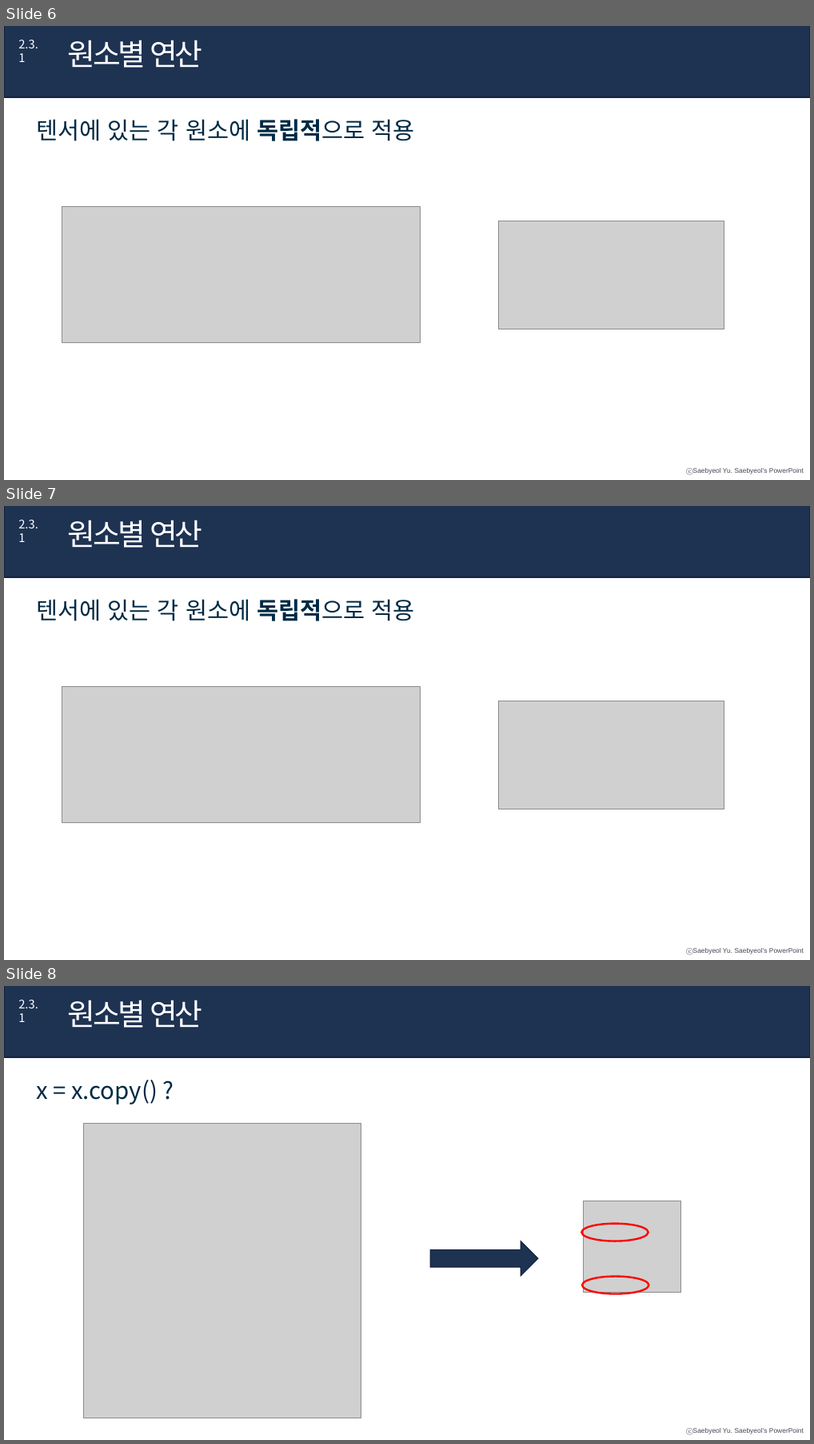
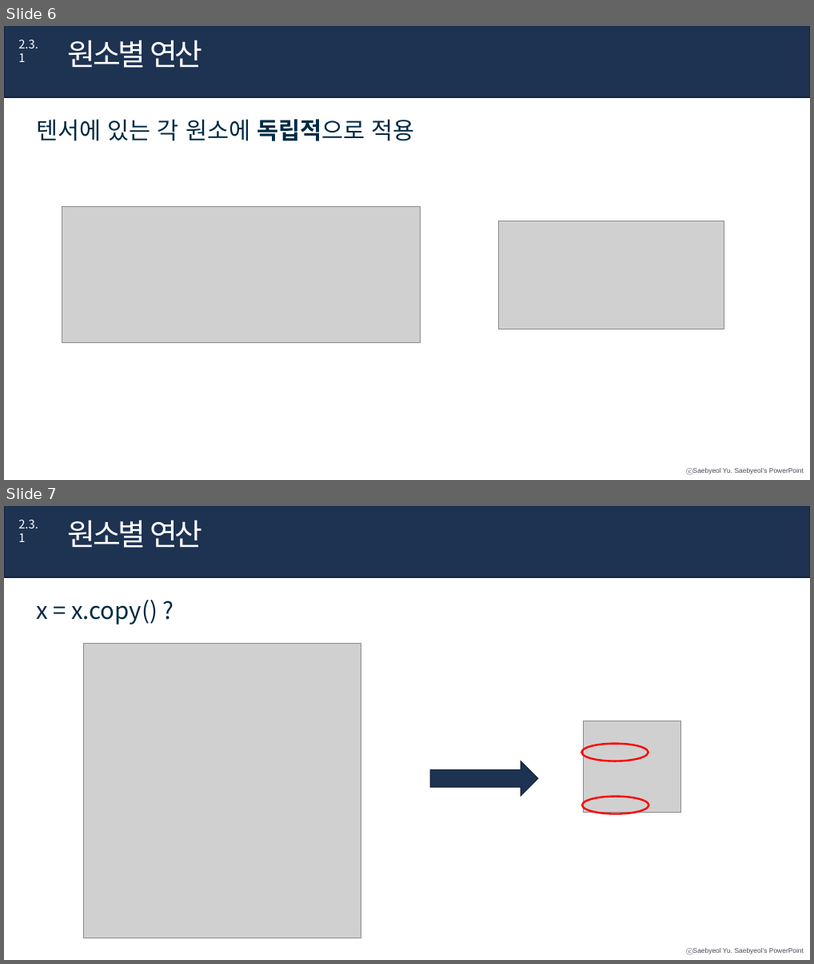
Before and after one commit to longBright/2022_DeepLearningStudy, a slide deck: 03_Team_Data/B팀/2주차_2.3장_B팀_김시현.pptx. Shown one above the other, each under a label of ours: slides 6, 7 and 8 before the commit, slides 6 and 7 after it. The pictures are 814x1444 and 814x964 pixels, drawn with LibreOffice and Linux fonts; fonts in the diff are those of the drawing; grey boxes stand for pictures. Boxes give left, top, right and bottom in pixels: in the first picture for what was removed or moved away, otherwise in the second. Text is boxed around its words. In the diff, an @@ line names an element or a change of style, - is before the commit and + after.

```diff
--- a/03_Team_Data/B팀/2주차_2.3장_B팀_김시현.pptx
+++ b/03_Team_Data/B팀/2주차_2.3장_B팀_김시현.pptx
@@ slide 7 removed at (4,506,810,960), background #FFFFFF; not listed: 1 template element that a slide beside it also shows @@
@@ rectangle removed at (4,506,810,577) @@
@@ text removed at (18,520,38,542) @@
-2.3.1
@@ text removed at (68,520,202,548) @@
-원소별 연산
@@ text removed at (36,599,415,621) @@
-텐서에 있는 각 원소에 독립적으로 적용
@@ picture removed at (62,687,421,823) @@
@@ picture removed at (498,700,724,808) @@
@@ what was slide 8 is now slide 7 @@
```
